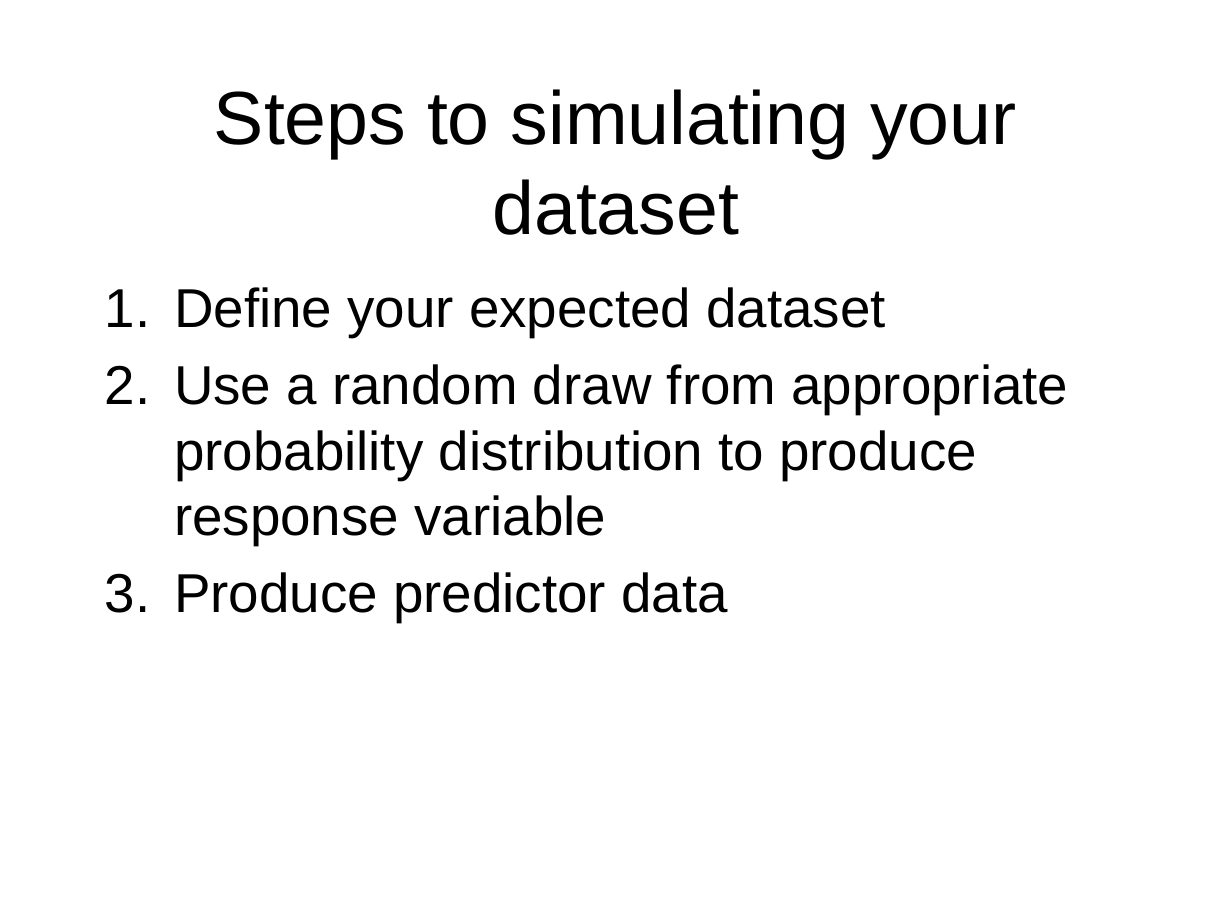
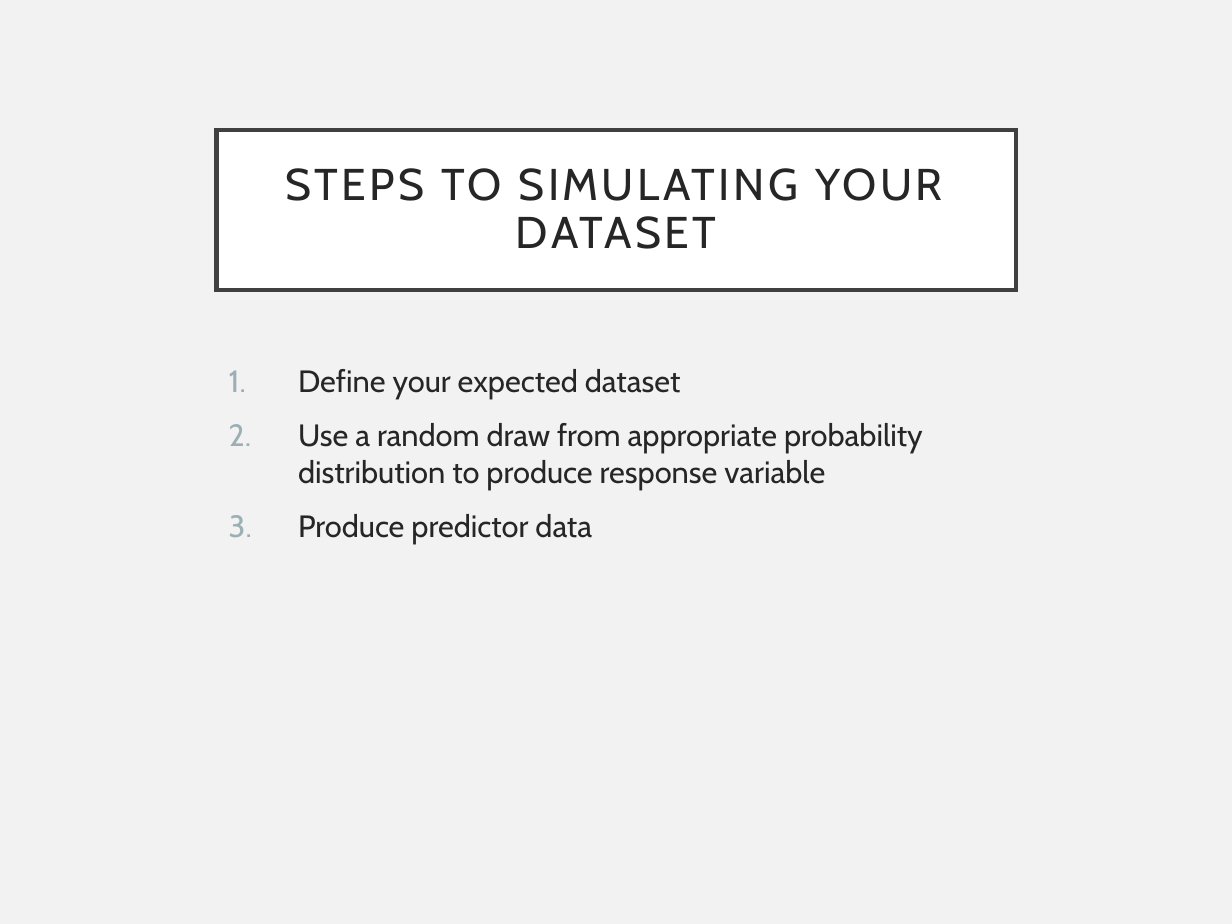
Before and after one commit to EEOB590A-Fall-2019/Course-Materials, a slide deck: slide 3 of 5. Simulating Data/SimulatingData.pptx. Drawn at 1232x924 pixels with LibreOffice and Linux fonts; fonts in the diff are those of the drawing. Boxes give left, top, right and bottom in pixels: in the first picture for what was removed or moved away, otherwise in the second. Text is boxed around its words. In the diff, an @@ line names an element or a change of style, - is before the commit and + after.

```diff
--- a/5. Simulating Data/SimulatingData.pptx
+++ b/5. Simulating Data/SimulatingData.pptx
@@ background #FFFFFF to #F2F2F2 @@
@@ title "STEPS TO SIMULATING YOUR DATASET": place and size @@
-title "STEPS TO SIMULATING YOUR DATASET" at [214, 89, 1016, 235]
+title "STEPS TO SIMULATING YOUR DATASET" at [217, 129, 1016, 290]
@@ title "STEPS TO SIMULATING YOUR DATASET" at [217, 129, 1016, 290]: fill none to #FFFFFF; outline none to #404040 2.5 pt @@
@@ title at [285, 168, 943, 249]: text changed; size 44 to 26 pt; font Arial to Cabin; text colour #000000 to #262626 @@
-Steps to simulating your dataset
+STEPS TO SIMULATING YOUR DATASET
@@ text "Define your expected dataset": place and size @@
-text "Define your expected dataset" at [174, 287, 1069, 622]
+text "Define your expected dataset" at [298, 369, 923, 544]
@@ text "Define your expected dataset" at [298, 369, 923, 544]: size 32 to 18 pt, font Arial to Cabin, text colour #000000 to #262626; more space between paragraphs @@
```
Also in this commit, not shown: 11 other slides changed, 2 other files.
